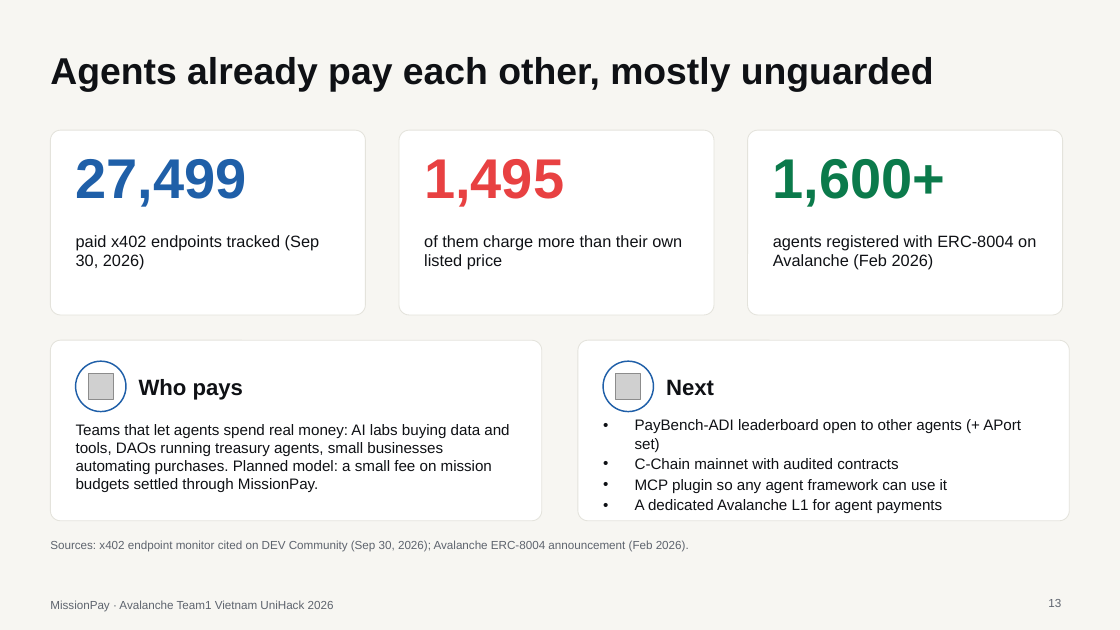
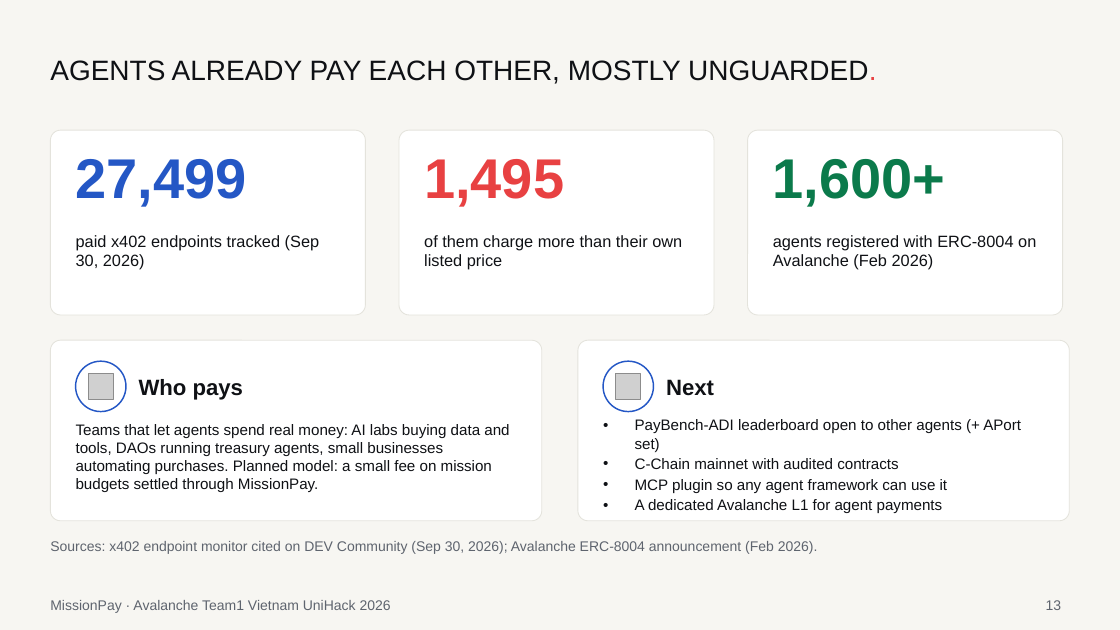
Before and after one commit to lenamkhanhh/UniHack, a slide deck: slide 13 of artifacts/submission-s1/MissionPay-pitch-deck-v2.pptx. Drawn at 1120x630 pixels with LibreOffice and Linux fonts; fonts in the diff are those of the drawing; grey boxes stand for pictures. Boxes give left, top, right and bottom in pixels: in the first picture for what was removed or moved away, otherwise in the second. Text is boxed around its words. In the diff, an @@ line names an element or a change of style, - is before the commit and + after.

```diff
--- a/artifacts/submission-s1/MissionPay-pitch-deck-v2.pptx
+++ b/artifacts/submission-s1/MissionPay-pitch-deck-v2.pptx
@@ title at [50,60,876,84]: text changed; size 32 to 24 pt; bold off @@
-Agents already pay each other, mostly unguarded
+AGENTS ALREADY PAY EACH OTHER, MOSTLY UNGUARDED.
@@ text "27,499" at [76,159,247,207]: text colour #1F5FA8 to #2457C5 @@
@@ ellipse at [76,361,126,412]: outline #1F5FA8 1.25 pt to #2457C5 1.25 pt @@
@@ ellipse at [603,361,654,412]: outline #1F5FA8 1.25 pt to #2457C5 1.25 pt @@
@@ size 10 to 12 pt in 3 elements at [50,541,818,554], [1046,600,1062,610], [50,600,391,613] @@
```
Also in this commit, not shown: 13 other slides changed, 6 other files.
